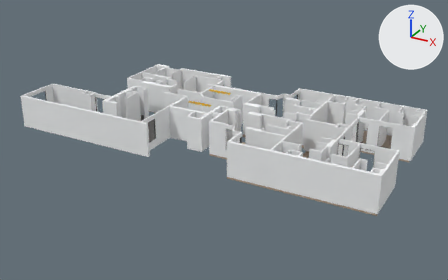
The glTF model public/models/PISOS/planta-2.glb as it was, and as the next commit left it.
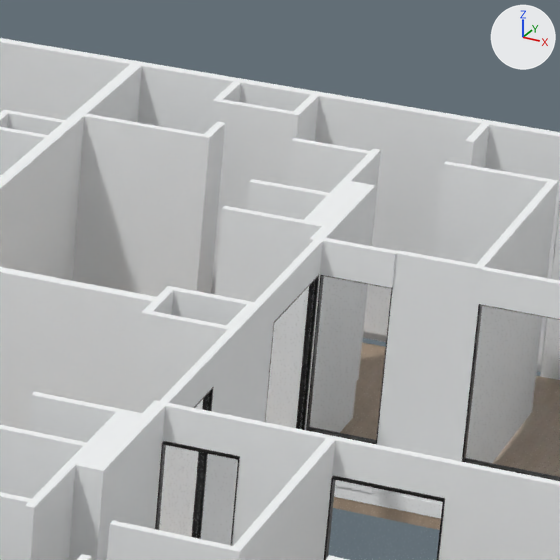
The first picture shows the older version from a 50 mm camera at (26.7, -47.0, 23.3) aimed at (0.6, 0.5, -0.4). The close-ups show both versions on the part from 71% to 87% of the width and 31% to 57% of the height of that picture; other places that the commit changed are outside them. Every picture has the same lights, and +X, +Y and +Z are marked at upper right.

In view in the first close-up: 'Component_640'.
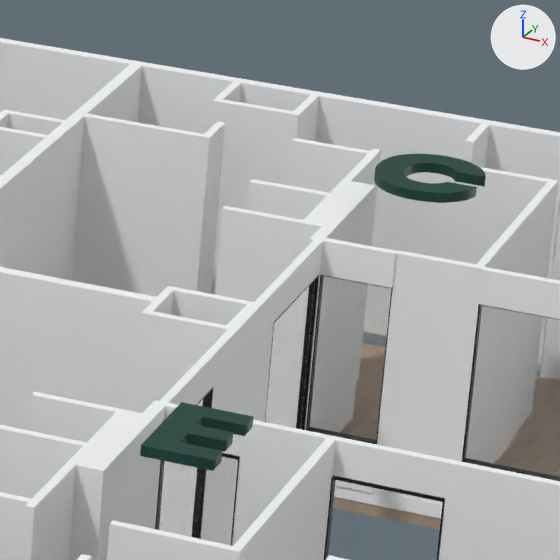
What differs and where, as boxes [x1, y1, x2, y2] in the close-ups (560 x 560 px):
'Text.004', added (cyan)
    after: [140, 402, 253, 471]
'Text.002', added (cyan)
    after: [374, 154, 486, 203]

The change, as a diff of the scene's bpy script:
```diff
--- a/public/models/PISOS/planta-2.glb.py
+++ b/public/models/PISOS/planta-2.glb.py
@@ mat_material_019 @@
+mat_material_019 = principled_material('Material.019')
+mat_material_019.base_color = (0.000911, 0.0497, 0.0356)  # dark cyan #033f35
@@ mat_material_017 @@
+mat_material_017 = principled_material('Material.017')
+mat_material_017.base_color = (0.000911, 0.0497, 0.0356)  # dark cyan #033f35
@@ me_text_004 @@
+me_text_004.from_pydata(...)  # 24 vertices, 44 faces; spans x 0.099..0.871, y -0.01..1.239, z -0.06..0.06
+me_text_004.materials.append(mat_material_019)  # dark cyan #033f35
@@ me_text_002 @@
+me_text_002.from_pydata(...)  # 436 vertices, 868 faces; spans x 0.048..1.272, y -0.019..1.253, z -0.06..0.06
+me_text_002.materials.append(mat_material_017)  # dark cyan #033f35
@@ ob_text_004 @@
+ob_text_004 = bpy.data.objects.new('Text.004', me_text_004)
+ob_text_004.location = (12.85, -3.8, 3.39)
@@ ob_text_002 @@
+ob_text_002 = bpy.data.objects.new('Text.002', me_text_002)
+ob_text_002.location = (12.6, 4.63, 3.39)
```
